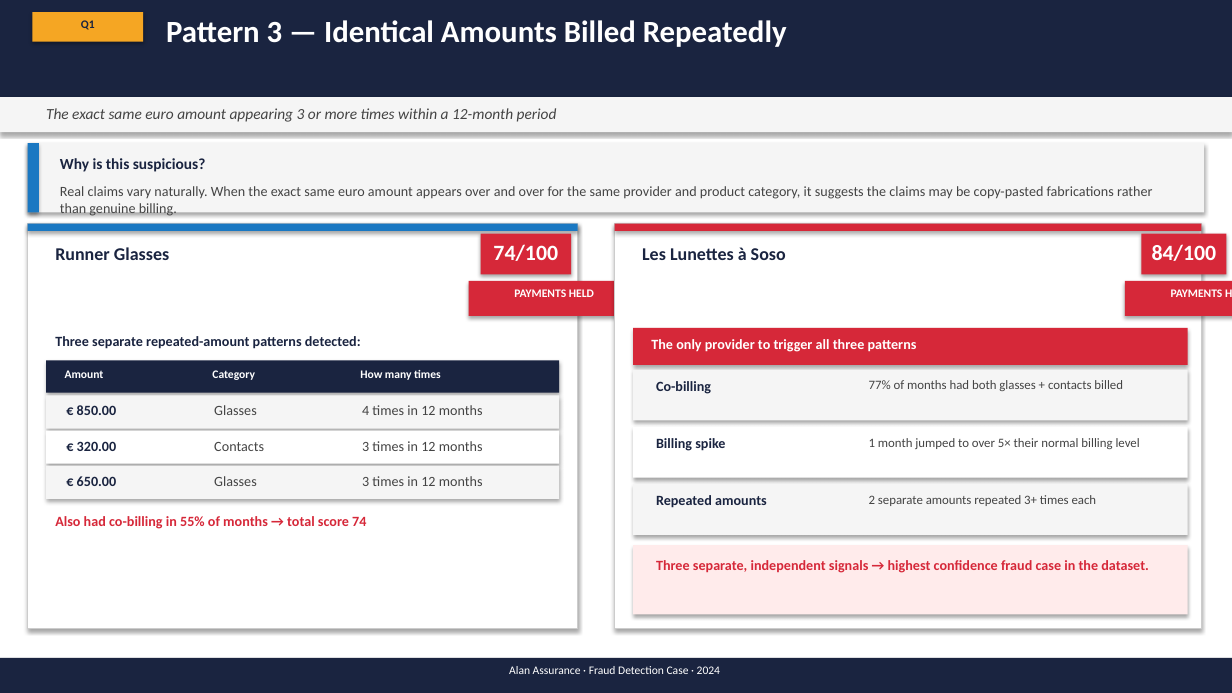
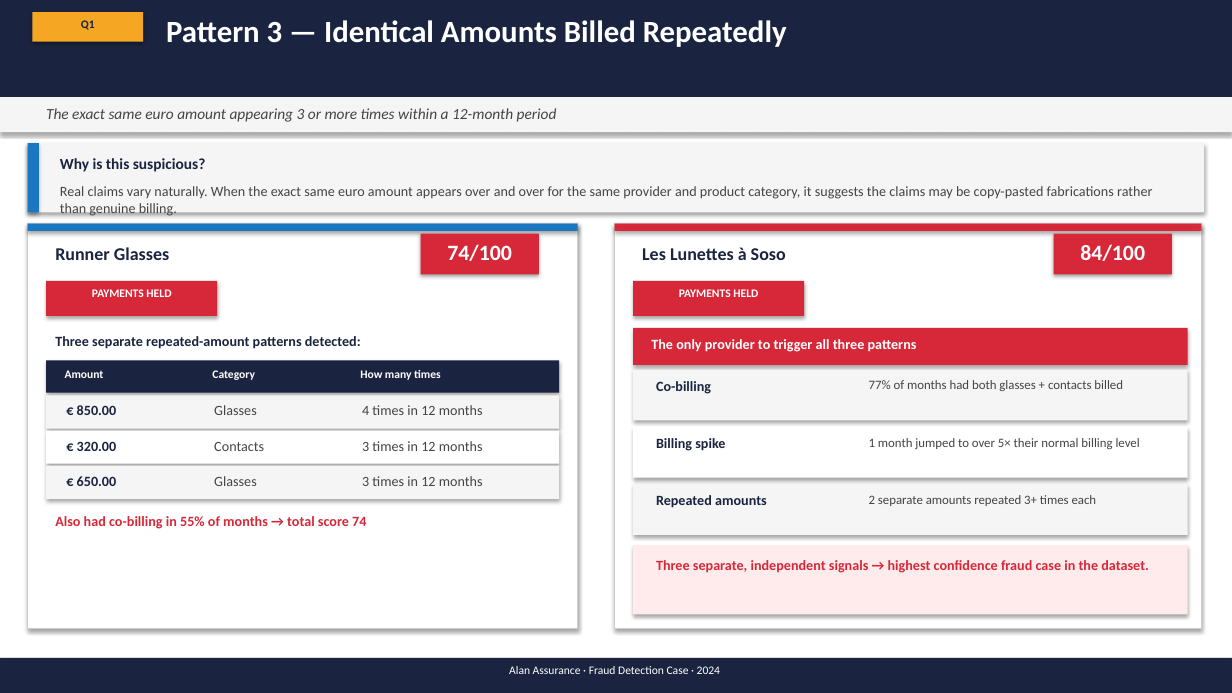
Before and after one commit to MaxwellM34/InsuranceFraudDetection, a slide deck: slide 7 of fraud_ops_presentation_updated.pptx. Drawn at 1232x693 pixels with LibreOffice and Linux fonts; fonts in the diff are those of the drawing. Boxes give left, top, right and bottom in pixels: in the first picture for what was removed or moved away, otherwise in the second. Text is boxed around its words. In the diff, an @@ line names an element or a change of style, - is before the commit and + after.

```diff
--- a/fraud_ops_presentation_updated.pptx
+++ b/fraud_ops_presentation_updated.pptx
@@ text "74/100": place and size @@
-text "74/100" at (493,244,558,261)
+text "74/100" at (447,244,512,261)
@@ rectangle: place and size @@
-rectangle at (481,234,571,274)
+rectangle at (421,234,539,274)
@@ text "84/100": place and size @@
-text "84/100" at (1152,244,1217,261)
+text "84/100" at (1080,244,1145,261)
@@ rectangle: place and size @@
-rectangle at (1141,234,1226,274)
+rectangle at (1054,234,1172,274)
@@ text "PAYMENTS HELD": place and size @@
-text "PAYMENTS HELD" at (514,289,594,297)
+text "PAYMENTS HELD" at (92,289,171,297)
@@ rectangle: place and size @@
-rectangle at (469,281,640,316)
+rectangle at (46,281,217,316)
@@ text "PAYMENTS HELD" rewrapped from (1171,289,1223,297) to (679,289,758,297) @@
@@ rectangle: place and size @@
-rectangle at (1125,281,1232,316)
+rectangle at (633,281,804,316)
```
Also in this commit, not shown: 3 slides added, 3 slides removed, 1 other file.
